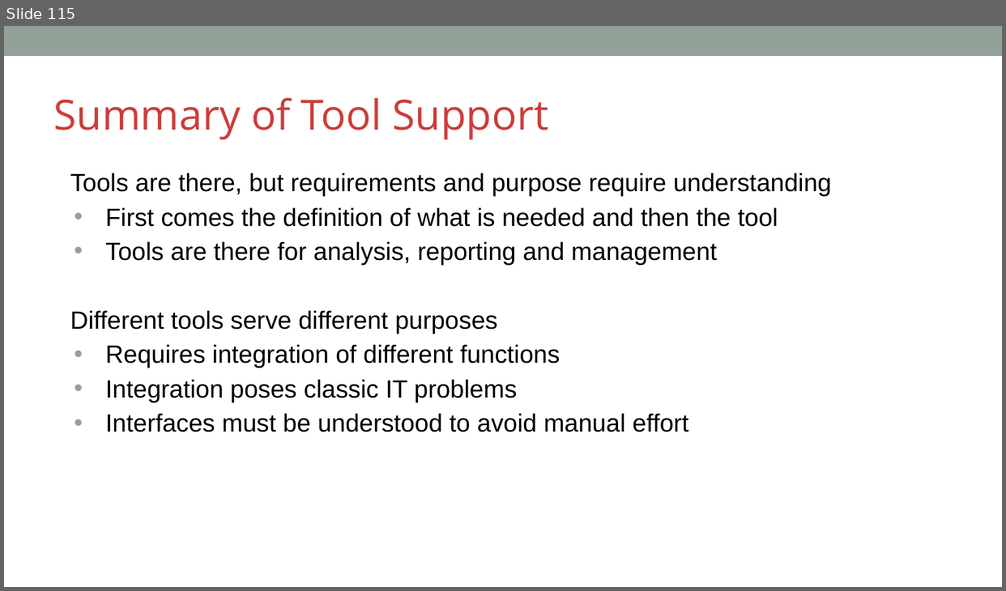
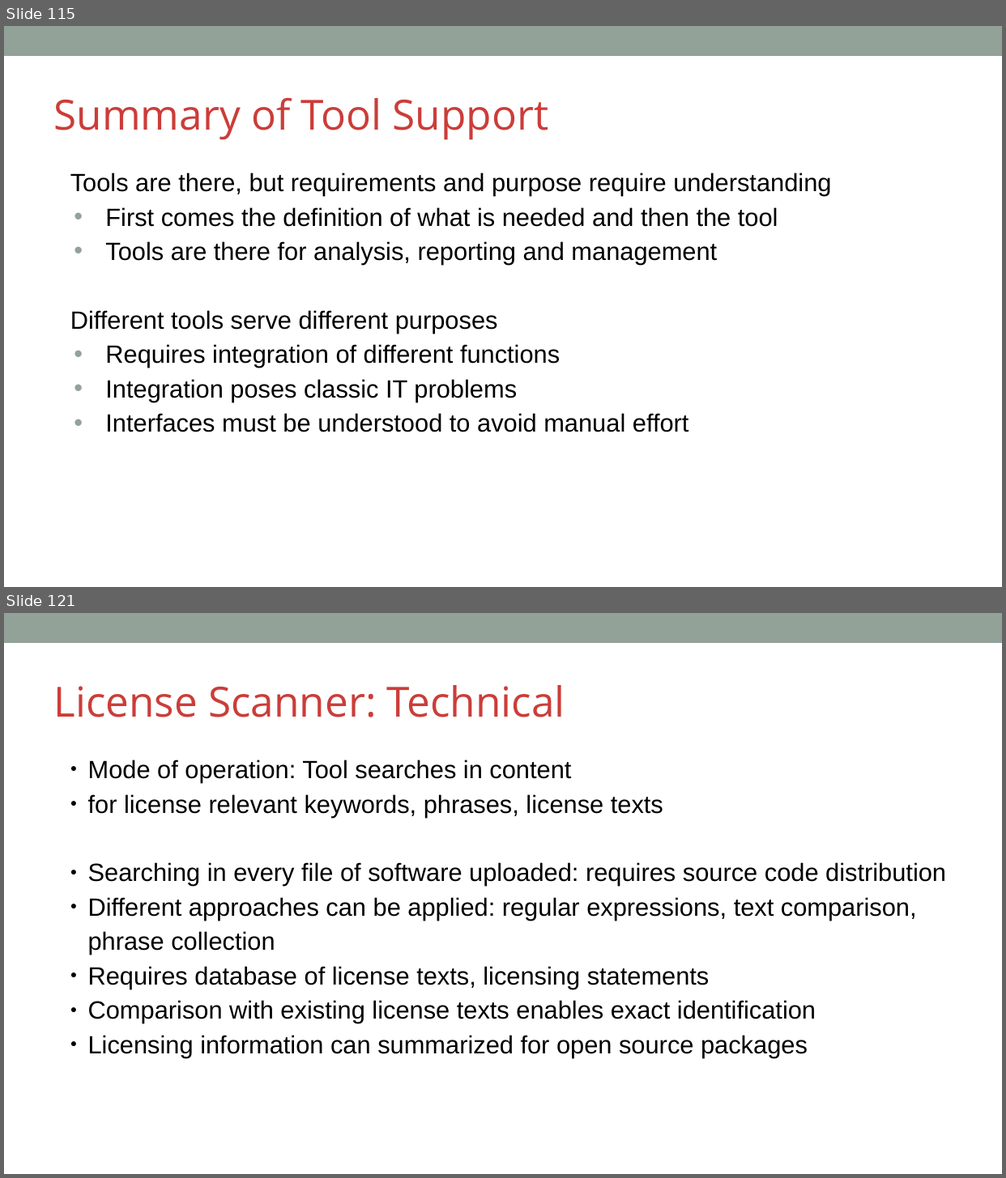
Before and after one commit to OpenChain-Project/Curriculum, a slide deck: slides/openchain-curriculum-for-1-1.pptx. Shown one above the other, each under a label of ours: slide 115 before the commit, slides 115 and 121 after it; the slides between them are not shown. The pictures are 1006x591 and 1006x1178 pixels, drawn with LibreOffice and Linux fonts; fonts in the diff are those of the drawing; background and template pictures are left out. Boxes give left, top, right and bottom in pixels: in the first picture for what was removed or moved away, otherwise in the second. Text is boxed around its words. In the diff, an @@ line names an element or a change of style, - is before the commit and + after.

Commit message:
slides(chapter10) adding new content about tooling types as text and odp, pdf, pptx

```diff
--- a/slides/openchain-curriculum-for-1-1.pptx
+++ b/slides/openchain-curriculum-for-1-1.pptx
@@ slide 121 added at box(4, 613, 1002, 1174), background #FFFFFF; not listed: 1 template element that a slide beside it also shows @@
@@ text added at box(54, 685, 565, 717), 40 pt, text #CB3D39 @@
+License Scanner: Technical
@@ text added at box(88, 760, 946, 1059), 24 pt, text #000000 @@
+● Mode of operation: Tool searches in content
+● for license relevant keywords, phrases, license texts
+● Searching in every file of software uploaded: requires source code distribution
+● Different approaches can be applied: regular expressions, text comparison, phrase collection
+● Requires database of license texts, licensing statements
+● Comparison with existing license texts enables exact identification
+● Licensing information can summarized for open source packages
```
Also in this commit, not shown: 7 slides changed, 31 other slides added, 4 other files.
